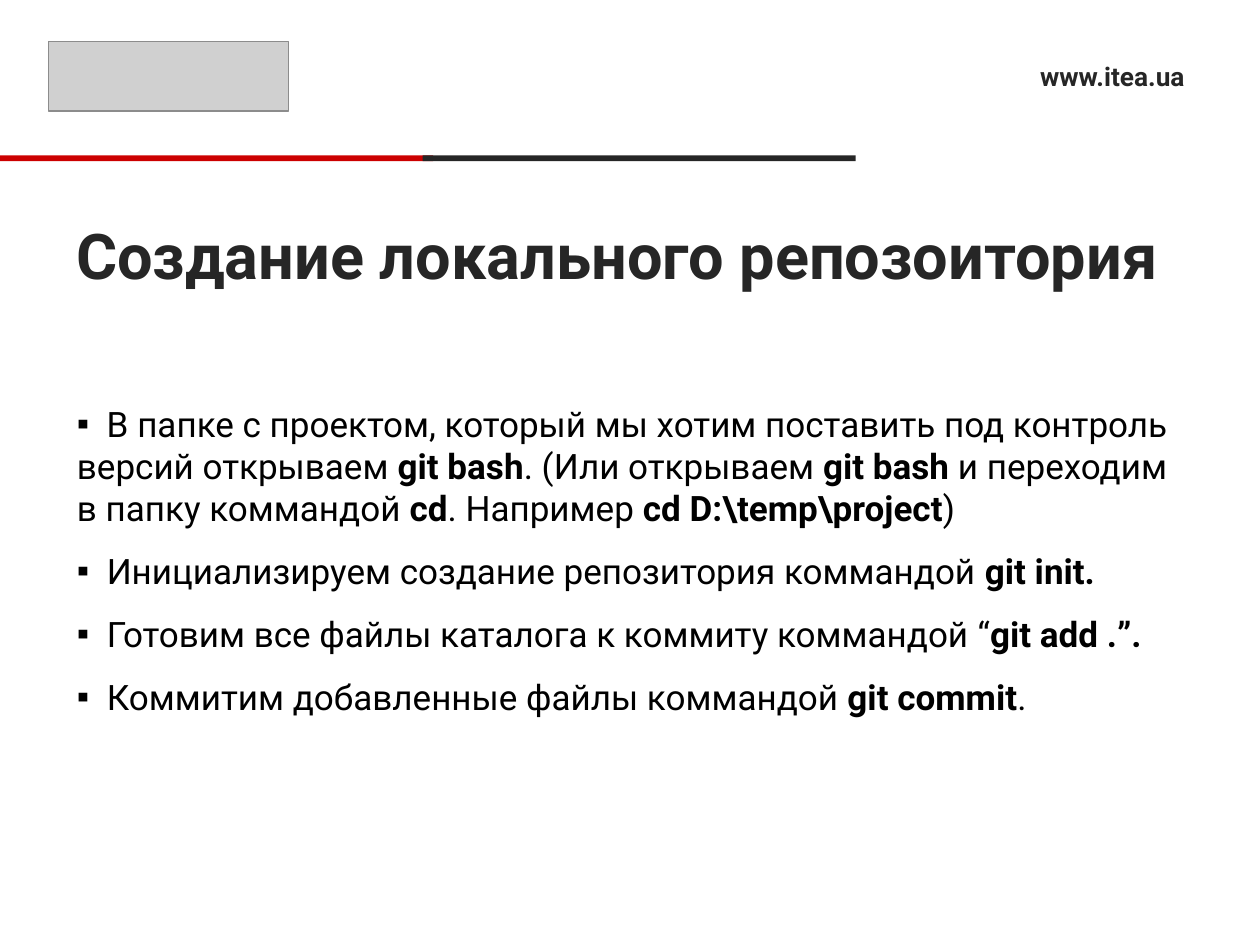
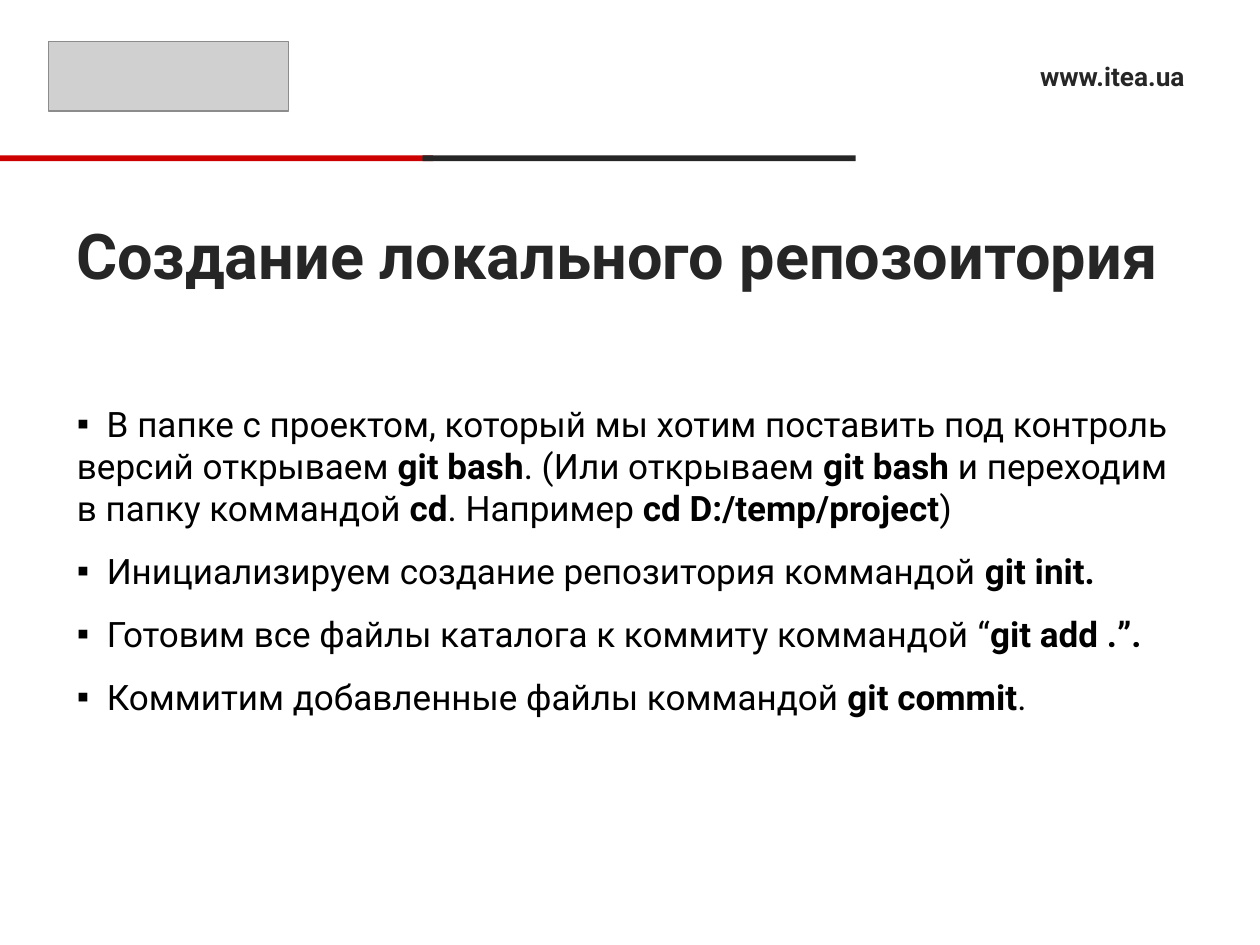
Before and after one commit to RusyaOne/CSharpAdvanced---19.01.2021, a slide deck: slide 8 of 3.VersionControl/VersionControl.pptx. Drawn at 1260x945 pixels with LibreOffice and Linux fonts; fonts in the diff are those of the drawing; grey boxes stand for pictures. Boxes give left, top, right and bottom in pixels: in the first picture for what was removed or moved away, otherwise in the second. Text is boxed around its words. In the diff, an @@ line names an element or a change of style, - is before the commit and + after.

```diff
--- a/3.VersionControl/VersionControl.pptx
+++ b/3.VersionControl/VersionControl.pptx
@@ text at [77, 411, 1167, 529]: text changed @@
-▪ В папке с проектом, который мы хотим поставить под контроль версий открываем git bash. (Или открываем git bash и переходим в папку коммандой cd. Например cd D:\temp\project)
+▪ В папке с проектом, который мы хотим поставить под контроль версий открываем git bash. (Или открываем git bash и переходим в папку коммандой cd. Например cd D:/temp/project)
```
Also in this commit, not shown: 3 other files.
